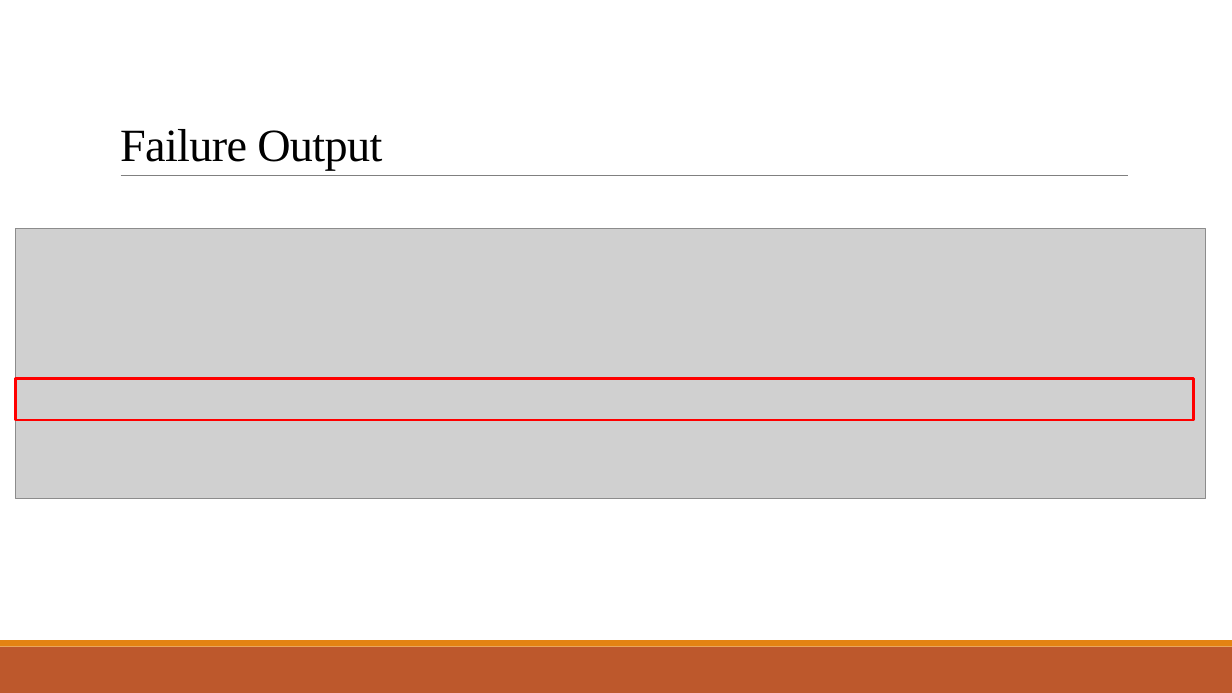
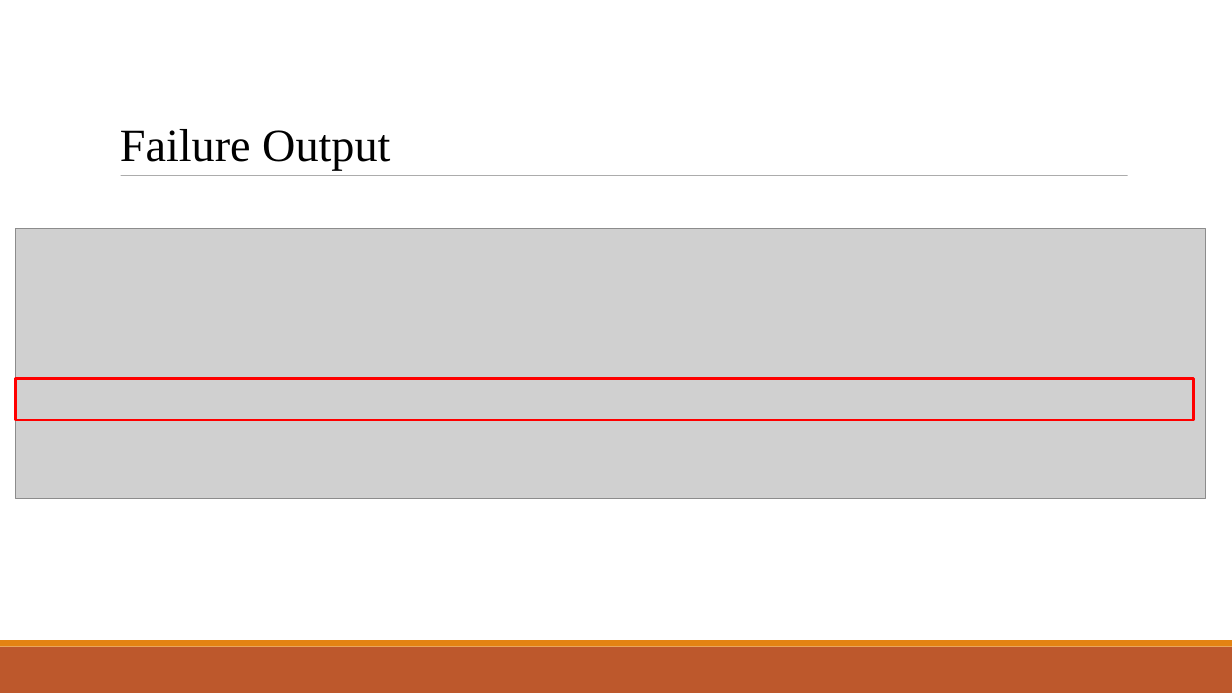
Before and after one commit to suvigya91/SATLite, a slide deck: slide 11 of SATLite Tool- Review 1.pptx. Drawn at 1232x693 pixels with LibreOffice and Linux fonts; fonts in the diff are those of the drawing; grey boxes stand for pictures. Boxes give left, top, right and bottom in pixels: in the first picture for what was removed or moved away, otherwise in the second. Text is boxed around its words. In the diff, an @@ line names an element or a change of style, - is before the commit and + after.

```diff
--- a/SATLite Tool- Review 1.pptx
+++ b/SATLite Tool- Review 1.pptx
@@ text "Failure Output" at (x1=120, y1=129, x2=390, y2=170): letter spacing -0.5 to 0 pt @@
@@ line (121, 176) - (1128, 176): stroke #808080 0.5 pt to #808080 0.51 pt @@
```
Also in this commit, not shown: 16 other slides changed, 6 other files.
